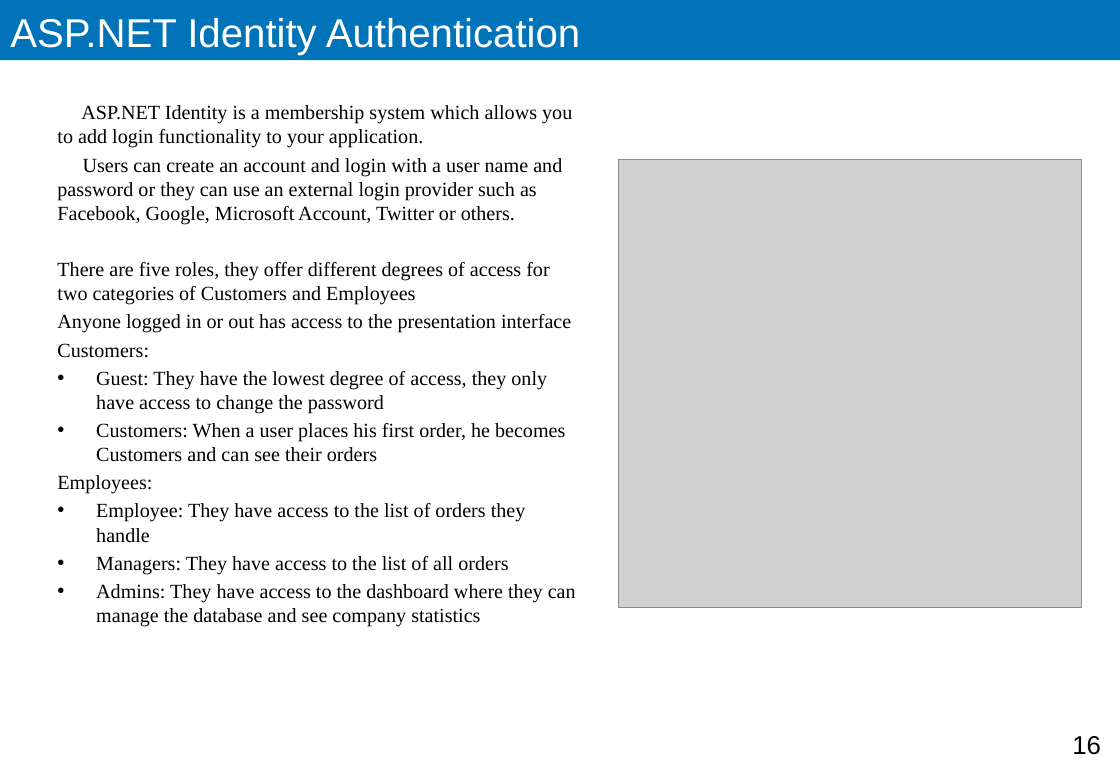
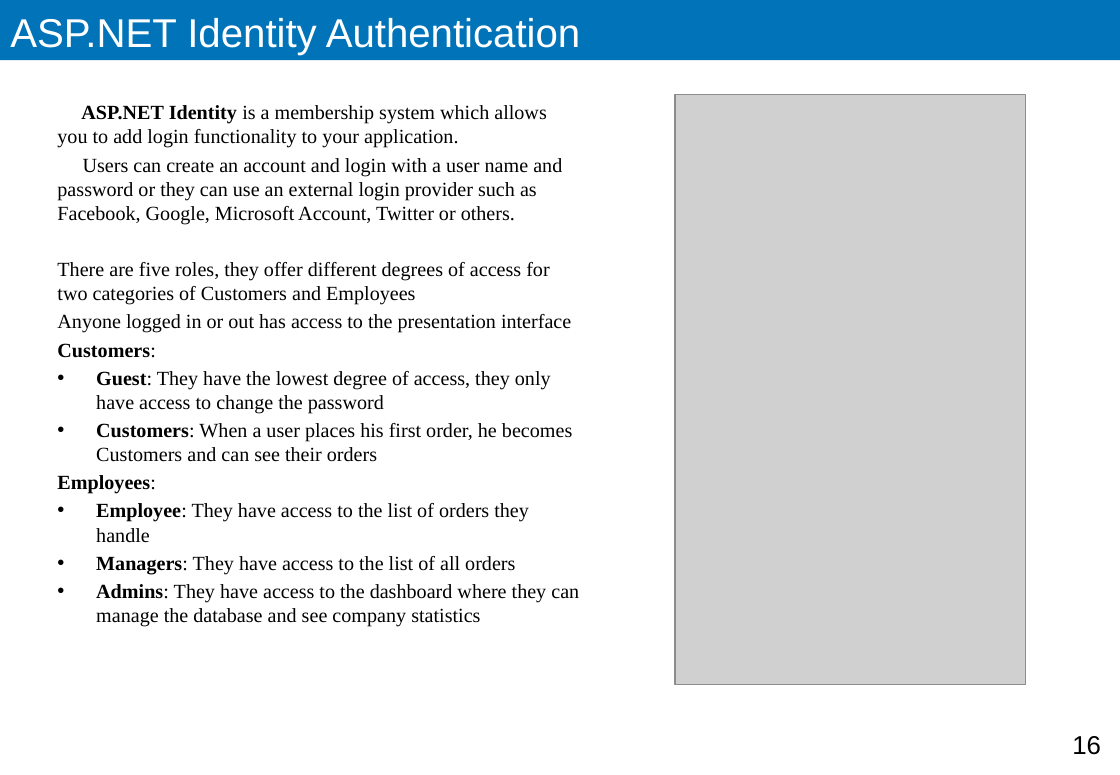
Before and after one commit to sorryb/Northwind, a slide deck: slide 16 of Documents/Application.Architecture.pptx. Drawn at 1120x775 pixels with LibreOffice and Linux fonts; fonts in the diff are those of the drawing; grey boxes stand for pictures. Boxes give left, top, right and bottom in pixels: in the first picture for what was removed or moved away, otherwise in the second. Text is boxed around its words. In the diff, an @@ line names an element or a change of style, - is before the commit and + after.

```diff
--- a/Documents/Application.Architecture.pptx
+++ b/Documents/Application.Architecture.pptx
@@ text at bbox=[57, 105, 579, 627]: bold on in "ASP.NET Identity", "Customers:", "Guest:", "Customers:" and 4 more places @@
@@ picture: place and size @@
-picture at bbox=[618, 160, 1082, 608]
+picture at bbox=[675, 95, 1026, 686]
```
Also in this commit, not shown: 12 other slides changed, 2 slides added, 4 slides removed, 1 other file.
